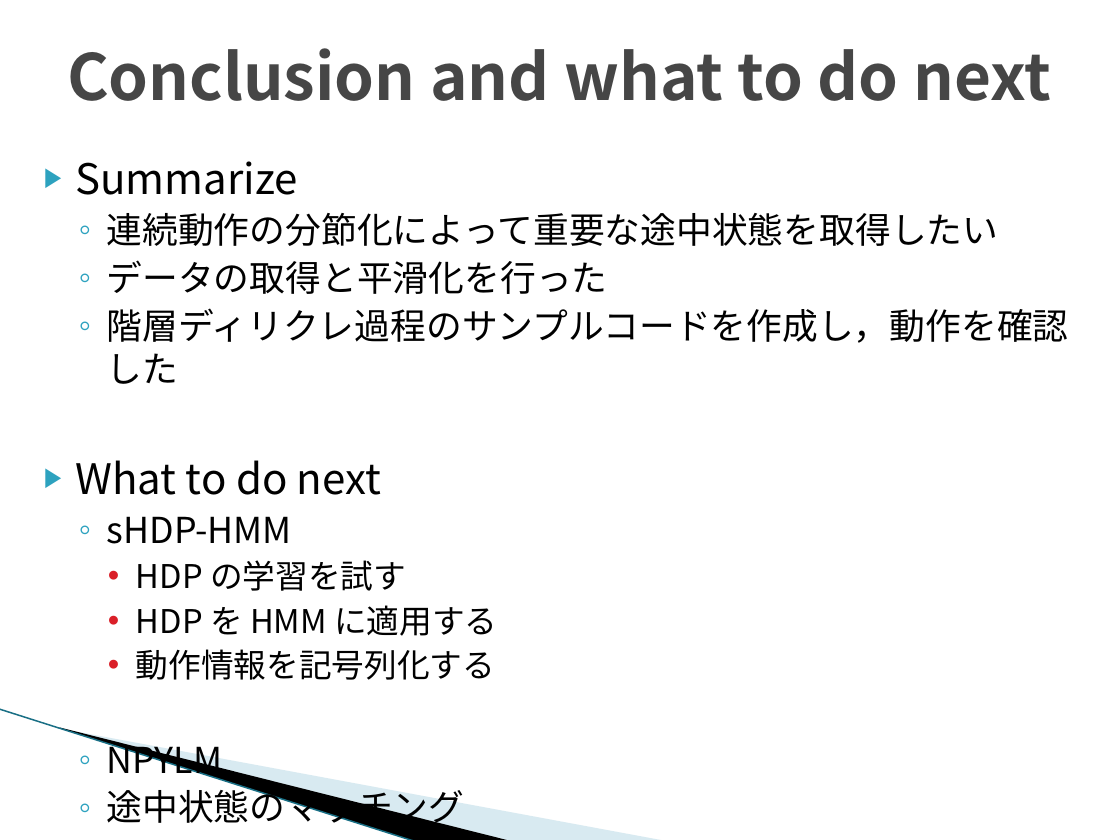
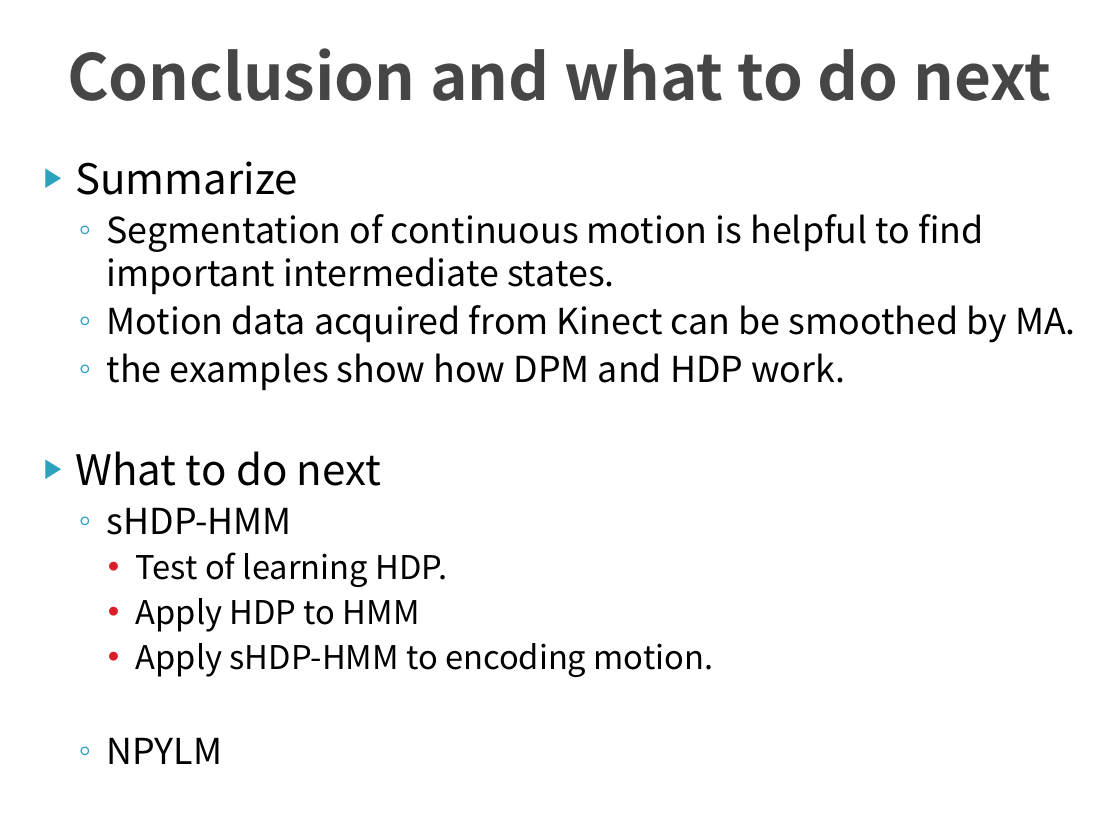
Before and after one commit to TetsuyaKomota/MyMasterStudies, a slide deck: slide 20 of slides/seminar_20170111.pptx. Drawn at 1120x840 pixels with LibreOffice and Linux fonts; fonts in the diff are those of the drawing; background and template pictures are left out. Boxes give left, top, right and bottom in pixels: in the first picture for what was removed or moved away, otherwise in the second. Text is boxed around its words. In the diff, an @@ line names an element or a change of style, - is before the commit and + after.

```diff
--- a/slides/seminar_20170111.pptx
+++ b/slides/seminar_20170111.pptx
@@ text at (75,161,1076,764): paragraph removed @@
-  ◦ 途中状態のマッチング
@@ text at (107,214,1076,391): text changed @@
-  ◦ 連続動作の分節化によって重要な途中状態を取得したい
-  ◦ データの取得と平滑化を行った
-  ◦ 階層ディリクレ過程のサンプルコードを作成し，動作を確認した
+  ◦ Segmentation of continuous motion is helpful to find important intermediate states.
+  ◦ Motion data acquired from Kinect can be smoothed by MA.
+  ◦ the examples show how DPM and HDP work.
@@ text at (136,552,714,677): text changed @@
-    • HDP の学習を試す
-    • HDP を HMM に適用する
-    • 動作情報を記号列化する
+    • Test of learning HDP.
+    • Apply HDP to HMM
+    • Apply sHDP-HMM to encoding motion.
@@ freeform shape removed at (87,613,553,790) @@
@@ freeform shape removed at (0,709,459,812) @@
@@ line removed from (0, 709) to (416, 840) @@
```
Also in this commit, not shown: 7 other slides changed, 1 slide added, 1 slide removed, 1 other file.
